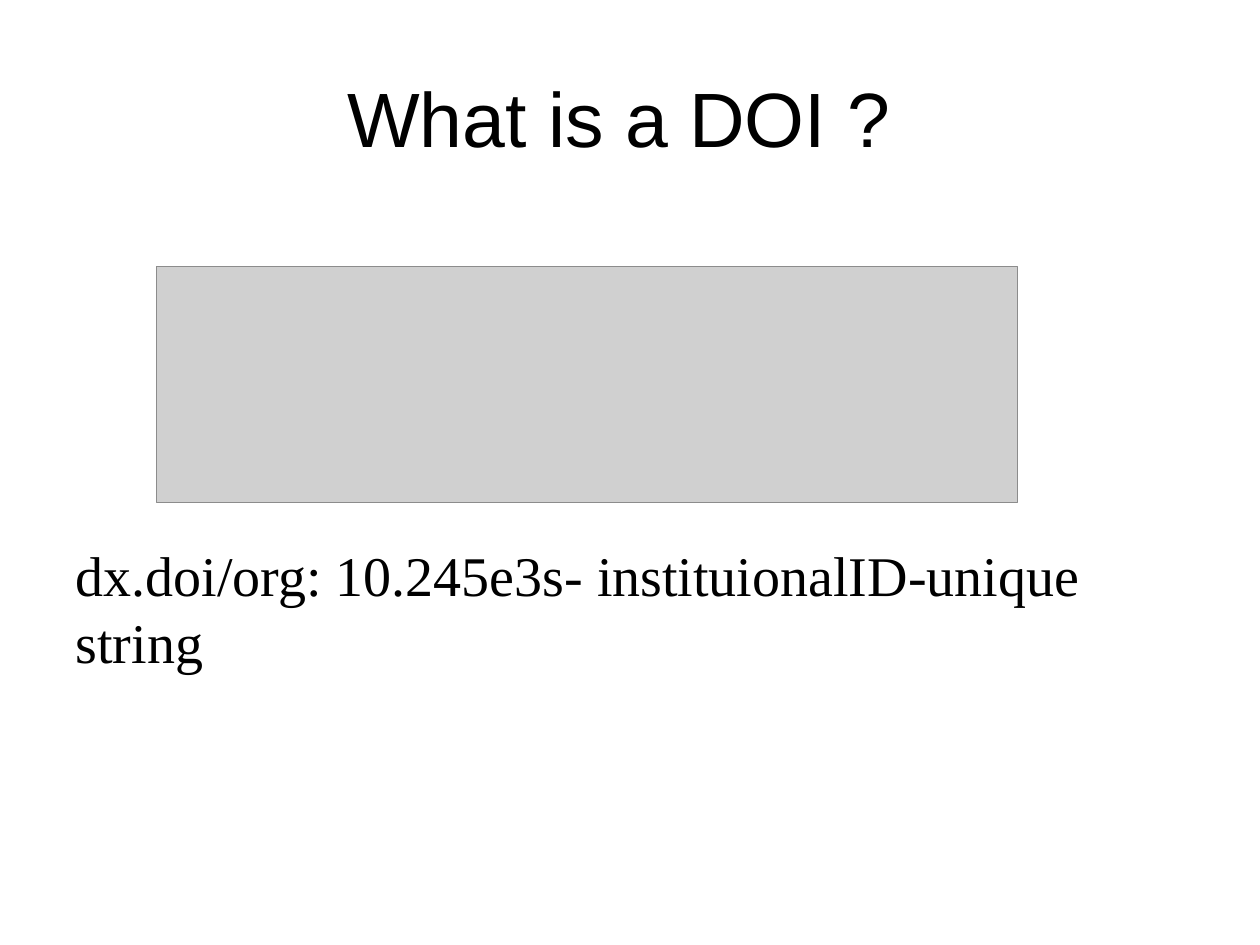
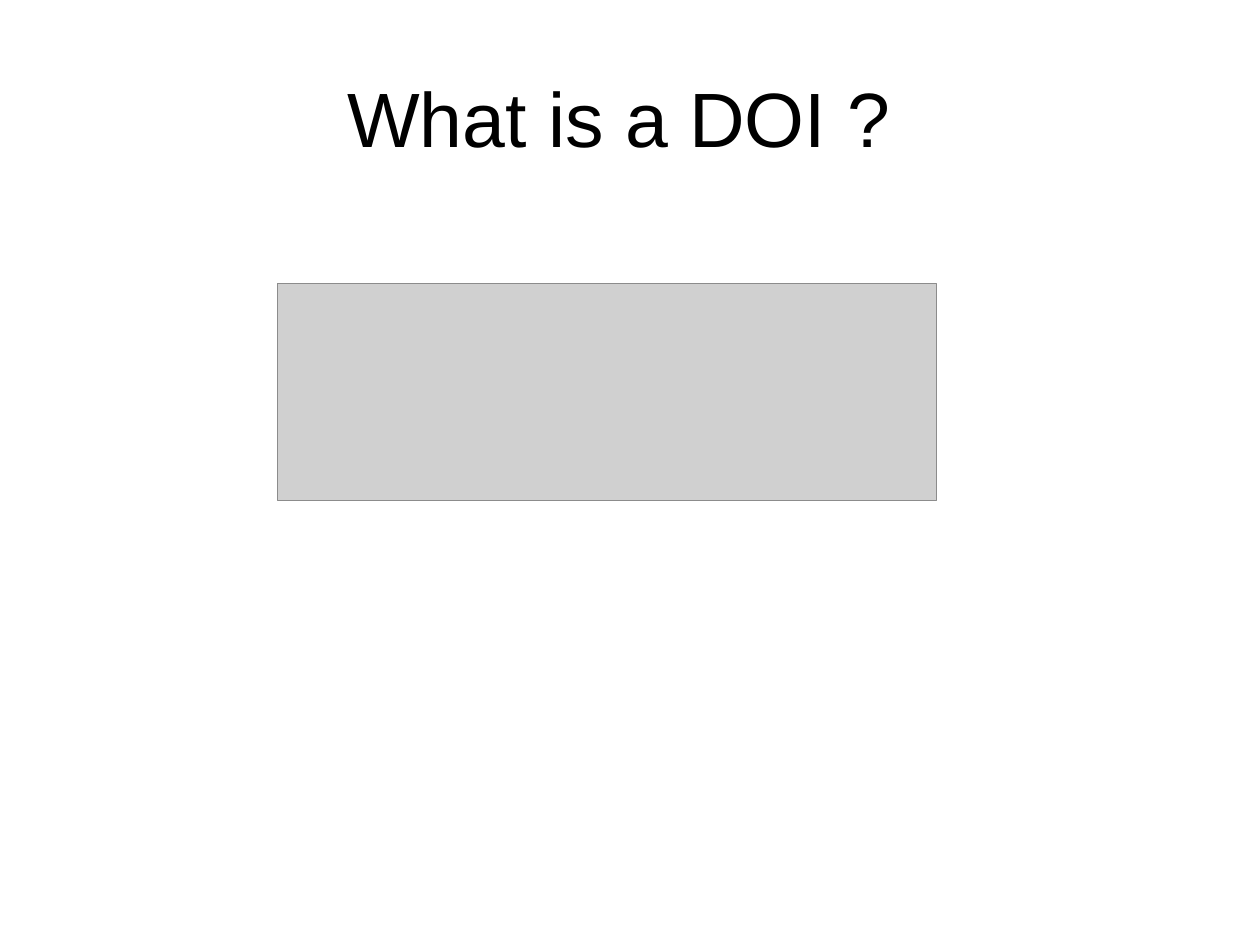
Before and after one commit to DataCurationWorkshop/HongKongCurationWorkshop, a slide deck: slide 10 of Day_1/Lectures/Slides/Day_1_Lecture_Identifier.pptx (slide 9 before the commit). Drawn at 1260x945 pixels with LibreOffice and Linux fonts; fonts in the diff are those of the drawing; grey boxes stand for pictures; background and template pictures are left out. Boxes give left, top, right and bottom in pixels: in the first picture for what was removed or moved away, otherwise in the second. Text is boxed around its words. In the diff, an @@ line names an element or a change of style, - is before the commit and + after.

```diff
--- a/Day_1/Lectures/Slides/Day_1_Lecture_Identifier.pptx
+++ b/Day_1/Lectures/Slides/Day_1_Lecture_Identifier.pptx
@@ picture: place and size @@
-picture at bbox=[156, 266, 1017, 501]
+picture at bbox=[277, 284, 936, 500]
@@ text removed at bbox=[76, 557, 1079, 674] @@
-dx.doi/org: 10.245e3s- instituionalID-unique string
```
Also in this commit, not shown: 4 other slides changed, 3 slides added, 2 other files.
